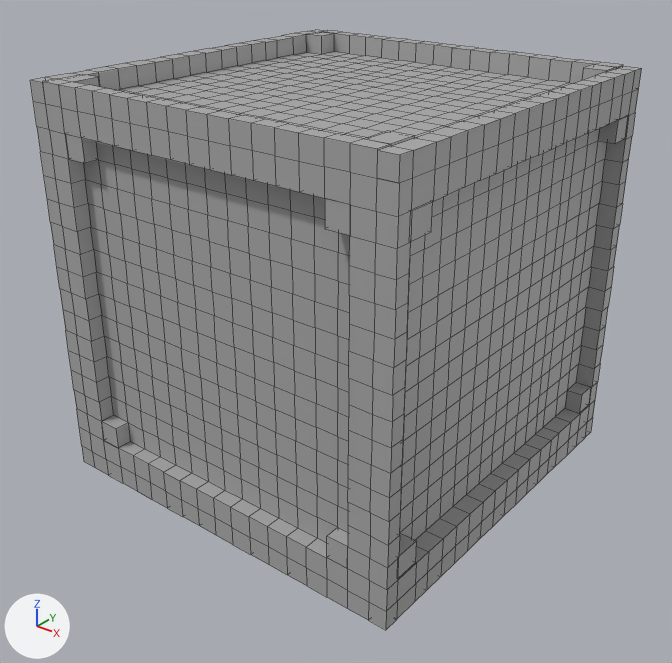
Before and after pictures for a commit that changed the FBX model KickGame/Assets/Art/Models/Box.fbx.
The view is the same before and after, from a camera (50 mm lens) standing at (2.73, -3.48, 1.86) and looking at (0.04, -0.12, -0.22). Every picture has the same lights, and +X, +Y and +Z are marked at lower left. Mesh edges are drawn as thin lines. Vertices at the same position are counted once.
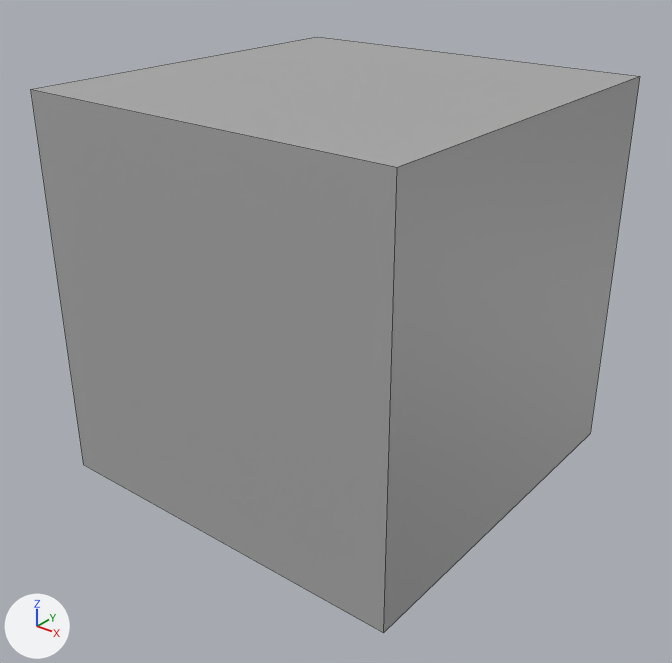
The change, as a list of edits to the scene's bpy script:
```text
Change me_mesh:
    used by ob_pcube1; location = (0.0, 0.0, 0.03); rotation_euler = (1.571, 0.0, 0.0), in degrees (90, 0, 0); scale = (1.85, 1.85, 1.85)
    remove me_mesh.from_pydata(...)  # 2440 vertices, 2424 faces; spans x -0.55..0.55, y -0.556..0.555, z -0.543..0.543
    add me_mesh.from_pydata(...)  # 8 vertices, 6 faces; spans x -0.5..0.5, y -0.5..0.5, z -0.5..0.5
    me_mesh part 1: 2432 vertices removed from x -0.55..0.55, y -0.556..0.555, z -0.543..0.543
Change ob_pcube1:
    ob_pcube1.location: (0.0, 0.0, 0.03) -> (0.0, 0.0, 0.0)
    ob_pcube1.scale: (1.85, 1.85, 1.85) -> (2.02, 2.02, 2.02)
```

What differs and where, as boxes (x1, y1, x2, y2) in the pictures (672 x 663 px):
'pCube1', reshaped, moved, rescaled: before (30, 30, 642, 630); after (31, 37, 640, 633)
part 1 of me_mesh, deleted: before (30, 30, 642, 630)
